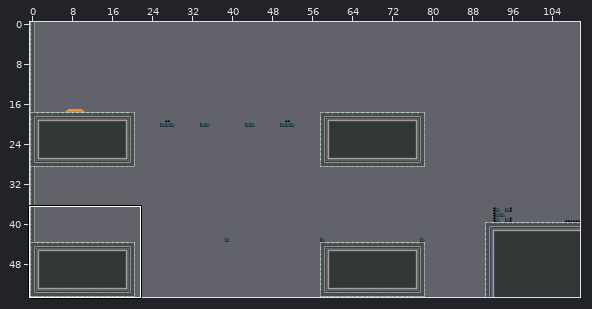
A Tiled map gets an edit: android/assets/levels/level8.tmx. Above: a wide view before the commit, with the close-up outlined.
Close-up. First the earlier version:
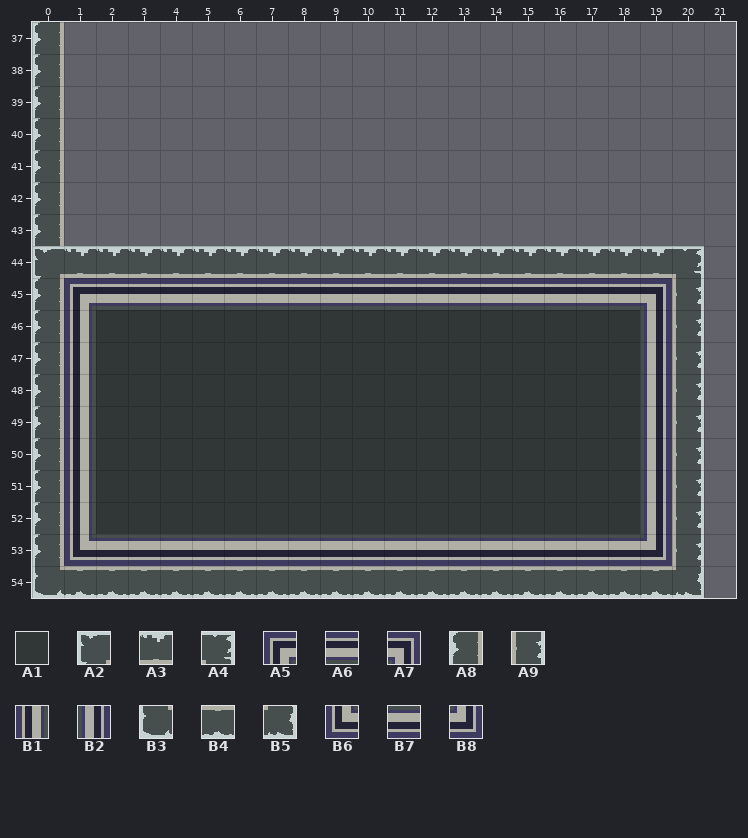
Cells are 32x32 px. Shown: x 0..21, y 37..54. The commit also changed other parts of the map, which this record leaves out.
Key: from "tileset-new": A1 16, A2 45, A3 46, A4 47, A5 50, A6 51, A7 52, A8 60, A9 62, B1 65, B2 67, B3 75, B4 76, B5 77, B6 80, B7 81, B8 82.
__ is an empty cell.
Layers that did not change in this view are not listed.
Layer "Platform" before, first column x 0:
37 A8 __ __ __ __ __ __ __ __ __ __ __ __ __ __ __ __ __ __ __ __ __
38 A8 __ __ __ __ __ __ __ __ __ __ __ __ __ __ __ __ __ __ __ __ __
39 A8 __ __ __ __ __ __ __ __ __ __ __ __ __ __ __ __ __ __ __ __ __
40 A8 __ __ __ __ __ __ __ __ __ __ __ __ __ __ __ __ __ __ __ __ __
41 A8 __ __ __ __ __ __ __ __ __ __ __ __ __ __ __ __ __ __ __ __ __
42 A8 __ __ __ __ __ __ __ __ __ __ __ __ __ __ __ __ __ __ __ __ __
43 A8 __ __ __ __ __ __ __ __ __ __ __ __ __ __ __ __ __ __ __ __ __
44 A2 A3 A3 A3 A3 A3 A3 A3 A3 A3 A3 A3 A3 A3 A3 A3 A3 A3 A3 A3 A4 __
45 A8 A5 A6 A6 A6 A6 A6 A6 A6 A6 A6 A6 A6 A6 A6 A6 A6 A6 A6 A7 A9 __
46 A8 B1 A1 A1 A1 A1 A1 A1 A1 A1 A1 A1 A1 A1 A1 A1 A1 A1 A1 B2 A9 __
47 A8 B1 A1 A1 A1 A1 A1 A1 A1 A1 A1 A1 A1 A1 A1 A1 A1 A1 A1 B2 A9 __
48 A8 B1 A1 A1 A1 A1 A1 A1 A1 A1 A1 A1 A1 A1 A1 A1 A1 A1 A1 B2 A9 __
49 A8 B1 A1 A1 A1 A1 A1 A1 A1 A1 A1 A1 A1 A1 A1 A1 A1 A1 A1 B2 A9 __
50 A8 B1 A1 A1 A1 A1 A1 A1 A1 A1 A1 A1 A1 A1 A1 A1 A1 A1 A1 B2 A9 __
51 A8 B1 A1 A1 A1 A1 A1 A1 A1 A1 A1 A1 A1 A1 A1 A1 A1 A1 A1 B2 A9 __
52 A8 B1 A1 A1 A1 A1 A1 A1 A1 A1 A1 A1 A1 A1 A1 A1 A1 A1 A1 B2 A9 __
53 A8 B6 B7 B7 B7 B7 B7 B7 B7 B7 B7 B7 B7 B7 B7 B7 B7 B7 B7 B8 A9 __
54 B3 B4 B4 B4 B4 B4 B4 B4 B4 B4 B4 B4 B4 B4 B4 B4 B4 B4 B4 B4 B5 __
And afterwards:
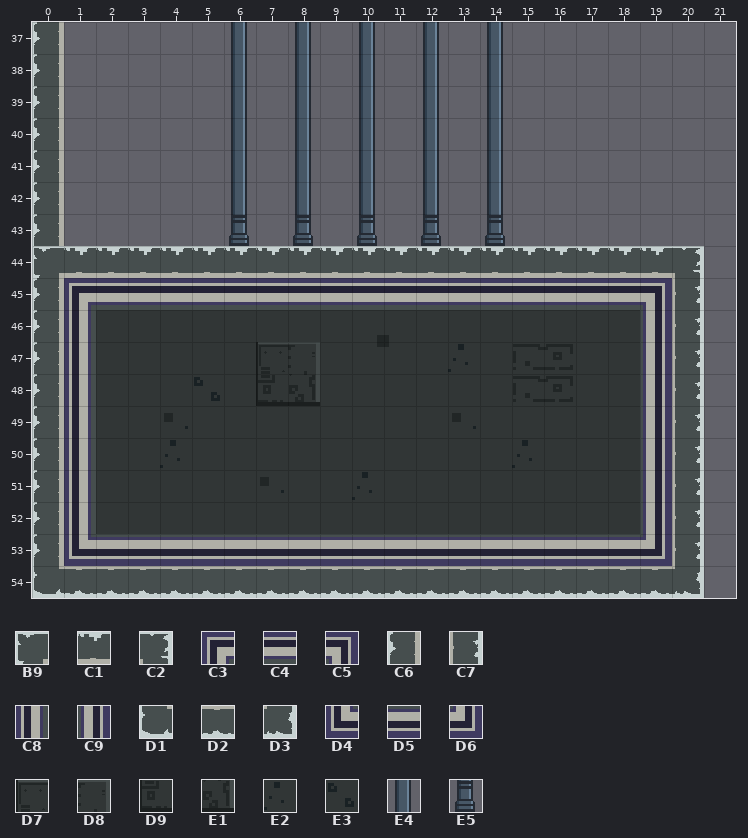
Further tiles: from "tileset": B9 48, C1 49, C2 50, C3 53, C4 54, C5 55, C6 64, C7 66, C8 69, C9 71, D1 80, D2 81, D3 82, D4 85, D5 86, D6 87, D7 88, D8 89, D9 104, E1 105, E2 119, E3 133, E4 178, E5 194.
Difference:
Changed rows in their new state; .. is an unchanged cell.
Layer "Platform":
first column x 0:
37 C6 .. .. .. .. .. E4 .. E4 .. E4 .. E4 .. E4 .. .. .. .. .. ..
38 C6 .. .. .. .. .. E4 .. E4 .. E4 .. E4 .. E4 .. .. .. .. .. ..
39 C6 .. .. .. .. .. E4 .. E4 .. E4 .. E4 .. E4 .. .. .. .. .. ..
40 C6 .. .. .. .. .. E4 .. E4 .. E4 .. E4 .. E4 .. .. .. .. .. ..
41 C6 .. .. .. .. .. E4 .. E4 .. E4 .. E4 .. E4 .. .. .. .. .. ..
42 C6 .. .. .. .. .. E4 .. E4 .. E4 .. E4 .. E4 .. .. .. .. .. ..
43 C6 .. .. .. .. .. E5 .. E5 .. E5 .. E5 .. E5 .. .. .. .. .. ..
44 B9 C1 C1 C1 C1 C1 C1 C1 C1 C1 C1 C1 C1 C1 C1 C1 C1 C1 C1 C1 C2
45 C6 C3 C4 C4 C4 C4 C4 C4 C4 C4 C4 C4 C4 C4 C4 C4 C4 C4 C4 C5 C7
46 C6 C8 .. .. .. .. .. .. .. .. .. .. .. .. .. .. .. .. .. C9 C7
47 C6 C8 .. .. .. .. .. D7 D8 .. .. .. .. E2 .. .. .. .. .. C9 C7
48 C6 C8 .. .. .. E3 .. D9 E1 .. .. .. .. .. .. .. .. .. .. C9 C7
49 C6 C8 .. .. .. .. .. .. .. .. .. .. .. .. .. .. .. .. .. C9 C7
50 C6 C8 .. .. E2 .. .. .. .. .. .. .. .. .. .. E2 .. .. .. C9 C7
51 C6 C8 .. .. .. .. .. .. .. .. E2 .. .. .. .. .. .. .. .. C9 C7
52 C6 C8 .. .. .. .. .. .. .. .. .. .. .. .. .. .. .. .. .. C9 C7
53 C6 D4 D5 D5 D5 D5 D5 D5 D5 D5 D5 D5 D5 D5 D5 D5 D5 D5 D5 D6 C7
54 D1 D2 D2 D2 D2 D2 D2 D2 D2 D2 D2 D2 D2 D2 D2 D2 D2 D2 D2 D2 D3
Pixel boxes of the changes (left, top, right, bottom) in both close-ups:
changed: (34, 22, 701, 595)
